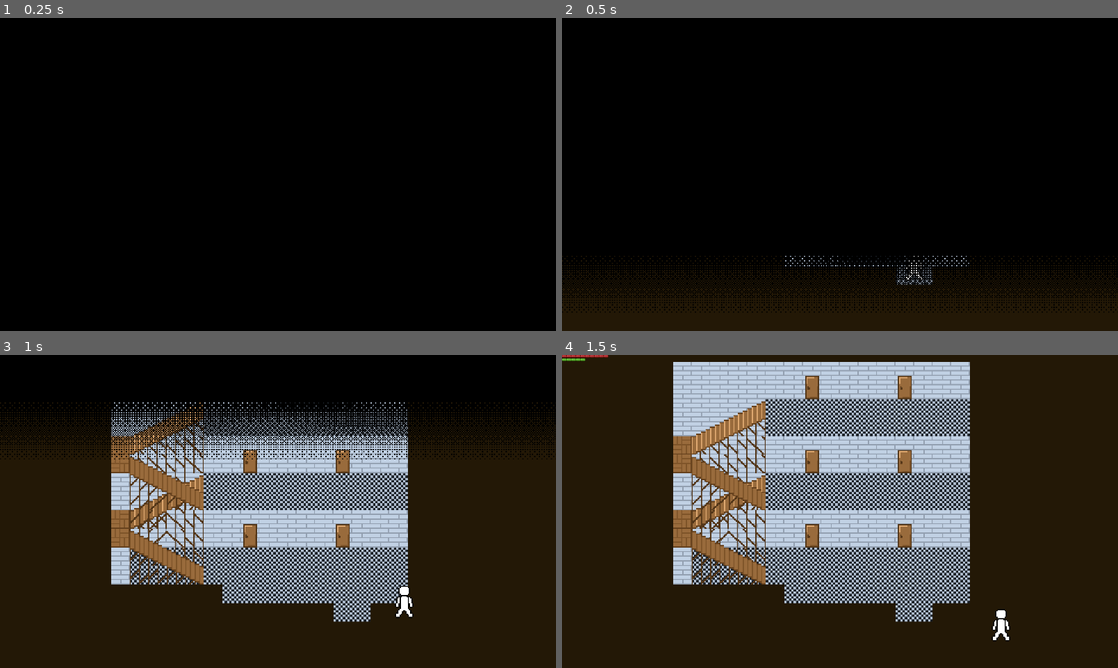
Above: before the commit, frames 1-4 (two rows, left to right).
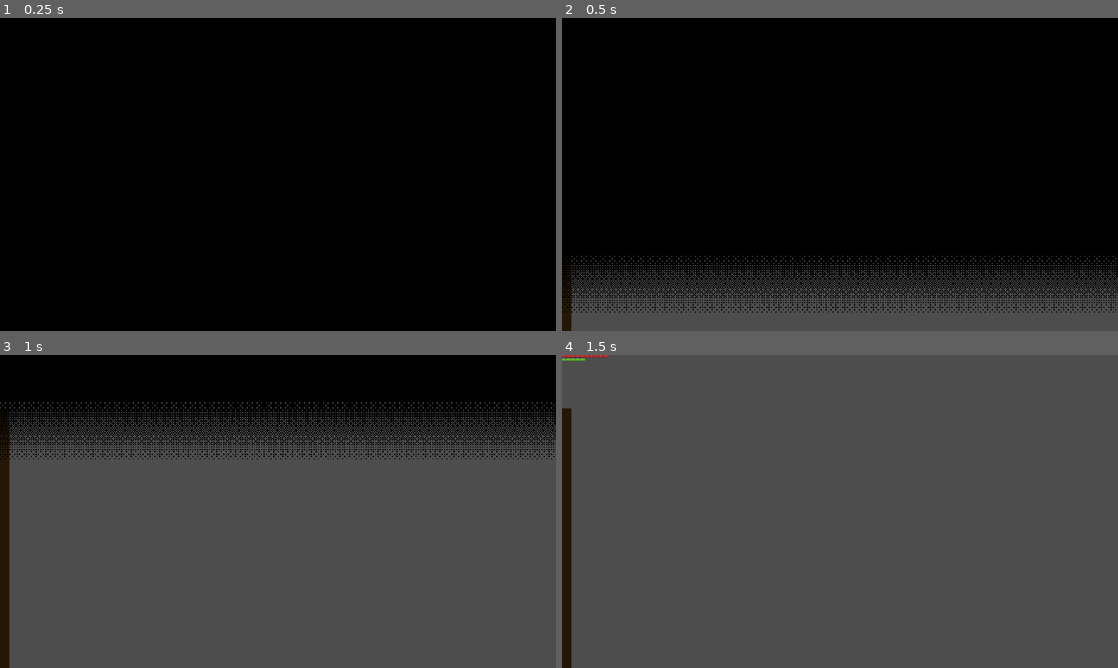
Above: after the commit, the same moments.

Repository: minimar/survivalgamething
Game: Godot game, scene res://Scenes/city_building_interiors.tscn
The game is run twice, just before and just after one commit, with the same random seed, the same clock (stepped at 60 frames per second) and the same inputs. This scene is started directly instead of the project's main scene.
Inputs (mouse positions are in pixels of both pictures, inside the frame that each line leads up to):
- Up to frame 1 (0.25 s): no input
- Up to frame 2 (0.5 s): no input
- Up to frame 3 (1 s): move the mouse to (400, 495) at 0.52 s; hold D (Right) from 0.53 s (still down); hold Right mouse button (Aim) from 0.53 s (still down)
- Up to frame 4 (1.5 s): move the mouse to (728, 527) at 1.27 s; release D (Right) at 1.28 s; release Right mouse button (Aim) at 1.28 s; hold S (Down) from 1.28 s (still down); click (728, 527) at 1.35 s

Frame 1 is identical in both runs. In frame 2, 16% of the frame differs, in the area x 1-100%, y 76-100%; in frame 3, 75%; in frame 4, 98%, in the area x 0-100%, y 0-100%.

Commit message:
city interior

Diff:
--- a/Scenes/Instanced Objects/tile_map.tscn
+++ b/Scenes/Instanced Objects/tile_map.tscn
@@ -8,6 +8,7 @@
 [ext_resource type="Texture2D" uid="uid://dk8ajqw7dxcn1" path="res://Assets/Sprites/cityBuildingsSpriteSheet.png" id="6_dntsw"]
 [ext_resource type="Texture2D" uid="uid://di4d2ccjm6isy" path="res://Assets/Sprites/CityDecorationsSheet.png" id="7_3pftm"]
 [ext_resource type="Texture2D" uid="uid://bf7gdaraoy2mn" path="res://Assets/Sprites/cityInteriorsSheet.png" id="8_dnfsn"]
+[ext_resource type="Texture2D" uid="uid://c8b8rrf31tcxf" path="res://Assets/Sprites/collisionShapes.png" id="9_krary"]
 
 [sub_resource type="TileSetAtlasSource" id="TileSetAtlasSource_jw1s1"]
 texture = ExtResource("1_cjs8t")
@@ -347,6 +348,7 @@
 3:15/0 = 0
 3:15/0/physics_layer_0/linear_velocity = Vector2(0, 0)
 3:15/0/physics_layer_0/angular_velocity = 0.0
+3:15/0/physics_layer_0/polygon_0/points = PackedVector2Array(-8, -8, 8, -8, 8, 8, -8, 8)
 
 [sub_resource type="TileSetAtlasSource" id="TileSetAtlasSource_cbw0c"]
 texture = ExtResource("3_yxmvc")
@@ -1341,6 +1343,38 @@
 2:4/0/physics_layer_0/linear_velocity = Vector2(0, 0)
 2:4/0/physics_layer_0/angular_velocity = 0.0
 
+[sub_resource type="TileSetAtlasSource" id="TileSetAtlasSource_dm8je"]
+texture = ExtResource("9_krary")
+1:2/0 = 0
+1:2/0/physics_layer_0/linear_velocity = Vector2(0, 0)
+1:2/0/physics_layer_0/angular_velocity = 0.0
+1:2/0/physics_layer_0/polygon_0/points = PackedVector2Array(-8, -8, 8, 8, -8, 8)
+2:2/0 = 0
+2:2/0/physics_layer_0/linear_velocity = Vector2(0, 0)
+2:2/0/physics_layer_0/angular_velocity = 0.0
+2:2/0/physics_layer_0/polygon_0/points = PackedVector2Array(8, 8, 8, -0.353554, -8, -8, -8, 8)
+3:2/0 = 0
+3:2/0/physics_layer_0/linear_velocity = Vector2(0, 0)
+3:2/0/physics_layer_0/angular_velocity = 0.0
+3:2/0/physics_layer_0/polygon_0/points = PackedVector2Array(8, 8, -8, -0.176777, -8, 8)
+0:3/0 = 0
+0:3/0/physics_layer_0/linear_velocity = Vector2(0, 0)
+0:3/0/physics_layer_0/angular_velocity = 0.0
+0:3/0/physics_layer_0/polygon_0/points = PackedVector2Array(-8, -8, 8, -8, 8, 8, -8, 8)
+1:3/0 = 0
+1:3/0/physics_layer_0/linear_velocity = Vector2(0, 0)
+1:3/0/physics_layer_0/angular_velocity = 0.0
+1:3/0/physics_layer_0/polygon_0/points = PackedVector2Array(8, -8, 8, 8, -8, 8)
+1:3/0/physics_layer_0/polygon_0/one_way = true
+2:3/0 = 0
+2:3/0/physics_layer_0/linear_velocity = Vector2(0, 0)
+2:3/0/physics_layer_0/angular_velocity = 0.0
+2:3/0/physics_layer_0/polygon_0/points = PackedVector2Array(8, -0.176777, 8, 8, -8, 8)
+3:3/0 = 0
+3:3/0/physics_layer_0/linear_velocity = Vector2(0, 0)
+3:3/0/physics_layer_0/angular_velocity = 0.0
+3:3/0/physics_layer_0/polygon_0/points = PackedVector2Array(8, 8, 8, -8, -8, 0.353553, -8, 8)
+
 [sub_resource type="TileSet" id="TileSet_uf38w"]
 physics_layer_0/collision_layer = 1
 sources/0 = SubResource("TileSetAtlasSource_jw1s1")
@@ -1351,6 +1385,7 @@
 sources/5 = SubResource("TileSetAtlasSource_ojgyg")
 sources/6 = SubResource("TileSetAtlasSource_utakj")
 sources/7 = SubResource("TileSetAtlasSource_sb0lq")
+sources/8 = SubResource("TileSetAtlasSource_dm8je")
 
 [node name="TileMap" type="TileMap"]
 y_sort_enabled = true
@@ -1374,3 +1409,9 @@
 layer_5/y_sort_enabled = true
 layer_5/z_index = 2
 layer_5/tile_data = PackedInt32Array()
+layer_6/name = "Extra"
+layer_6/y_sort_enabled = true
+layer_6/z_index = 1
+layer_6/tile_data = PackedInt32Array()
+layer_7/name = "SPECIAL COLLISION"
+layer_7/tile_data = PackedInt32Array()
--- a/Scenes/city_building_interiors.tscn
+++ b/Scenes/city_building_interiors.tscn
@@ -24,21 +24,25 @@
 [node name="Player" parent="Subscene Handler/TileMap" instance=ExtResource("4_2kw6g")]
 position = Vector2(64, 93)
 
-[node name="LocalAreaWarp" parent="Subscene Handler/TileMap" instance=ExtResource("5_fks1c")]
+[node name="LocalAreaWarp" parent="Subscene Handler/TileMap" node_paths=PackedStringArray("subsceneHandler") instance=ExtResource("5_fks1c")]
+warp1SubsceneID = "apartmentBuilding1"
+warp2SubsceneID = "apartmentBuilding1A"
+subsceneHandler = NodePath("../..")
 
 [node name="AreaWarp1" parent="Subscene Handler/TileMap/LocalAreaWarp" index="0"]
-position = Vector2(-24, 45)
+position = Vector2(-24, 65)
 
 [node name="CollisionShape2D" parent="Subscene Handler/TileMap/LocalAreaWarp/AreaWarp1" index="0"]
-position = Vector2(0, -24)
+position = Vector2(0, -44)
 
 [node name="AreaWarp2" parent="Subscene Handler/TileMap/LocalAreaWarp" index="1"]
-position = Vector2(200, 21)
+position = Vector2(308, 21)
 
 [node name="CollisionShape2D" parent="Subscene Handler/TileMap/LocalAreaWarp/AreaWarp2" index="0"]
 position = Vector2(0, 32)
 
 [node name="Camera2D" type="Camera2D" parent="Subscene Handler"]
+position = Vector2(488, -56)
 zoom = Vector2(4, 4)
 
 [node name="UI" parent="." instance=ExtResource("5_sgtc2")]
--- a/Scripts/subsceneHandler.gd
+++ b/Scripts/subsceneHandler.gd
@@ -2,15 +2,15 @@
 class_name SubsceneHandler
 
 var player
-var subScene: String
-var cityInteriorSubScenes = {
+var subscene: String
+var cityInteriorSubscenes = {
 	"apartmentBuilding1": {
 		"player": Vector2(64,93),
 		"camera": Vector2(0,0)
 	},
 	"apartmentBuilding1A": {
 		"player": Vector2(),
-		"camera": Vector2()
+		"camera": Vector2(488,-56)
 	}
 }
 
@@ -19,19 +19,22 @@
 
 
 
-func changeSubScene(newSubScene,changePlayerPosition = false):
-	subScene = newSubScene
+func changeSubScene(newSubscene,changePlayerPosition = false):
+	print('test')
 	var playerTargetPosition
 	var cameraTargetPosition
-	if cityInteriorSubScenes.has(newSubScene):
+	if cityInteriorSubscenes.has(newSubscene):
 		if cameraTargetPosition:
 			push_error("TWO DICTS, SAME SUBSCENE ID: cityInteriorSubScenes")
-
-		cameraTargetPosition = cityInteriorSubScenes[newSubScene]["camera"]
-		playerTargetPosition = cityInteriorSubScenes[newSubScene]["player"]
+		print('test2')
+		cameraTargetPosition = cityInteriorSubscenes[newSubscene]["camera"]
+		playerTargetPosition = cityInteriorSubscenes[newSubscene]["player"]
 
 	#ADD NEW SUBSCENE DICTS HERE
-
+	if not cameraTargetPosition and not cameraTargetPosition == Vector2() :
+		push_error('No subscene found: '+newSubscene)
+		return
+	subscene = newSubscene
 	if changePlayerPosition:
 		player.position = playerTargetPosition
 	get_parent().localCamera.position = cameraTargetPosition
Binary file changed: Assets/Sprites/cityInteriorsSheet.ase
Binary file changed: Assets/Sprites/cityInteriorsSheet.png
Binary file added: Assets/Sprites/collisionShapes.ase
Binary file added: Assets/Sprites/collisionShapes.png
Not shown, added: Assets/Sprites/collisionShapes.png.import
Not shown: 1 places in Scenes/Instanced Objects/tile_map.tscn that only renumber resources
